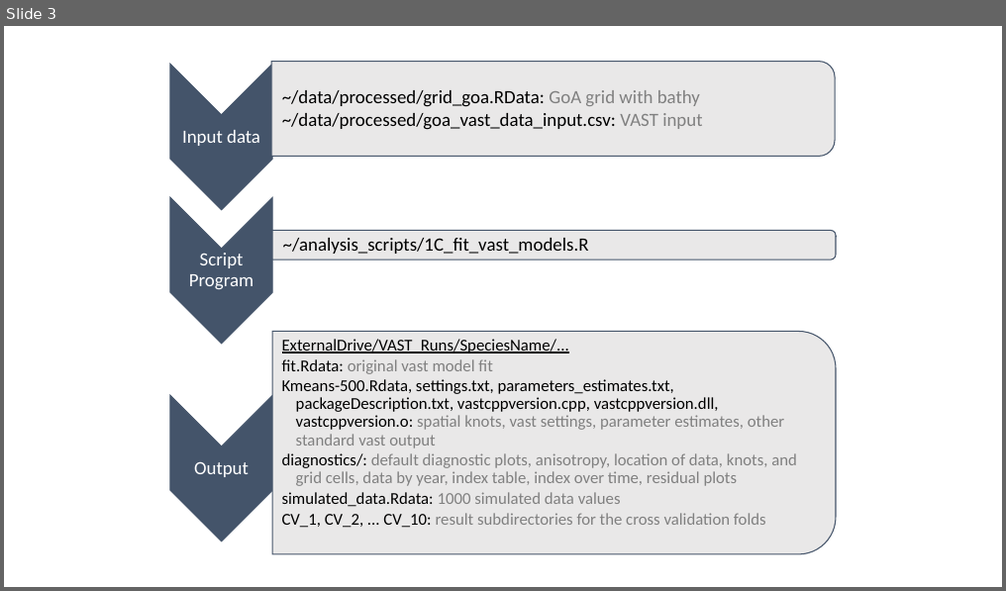
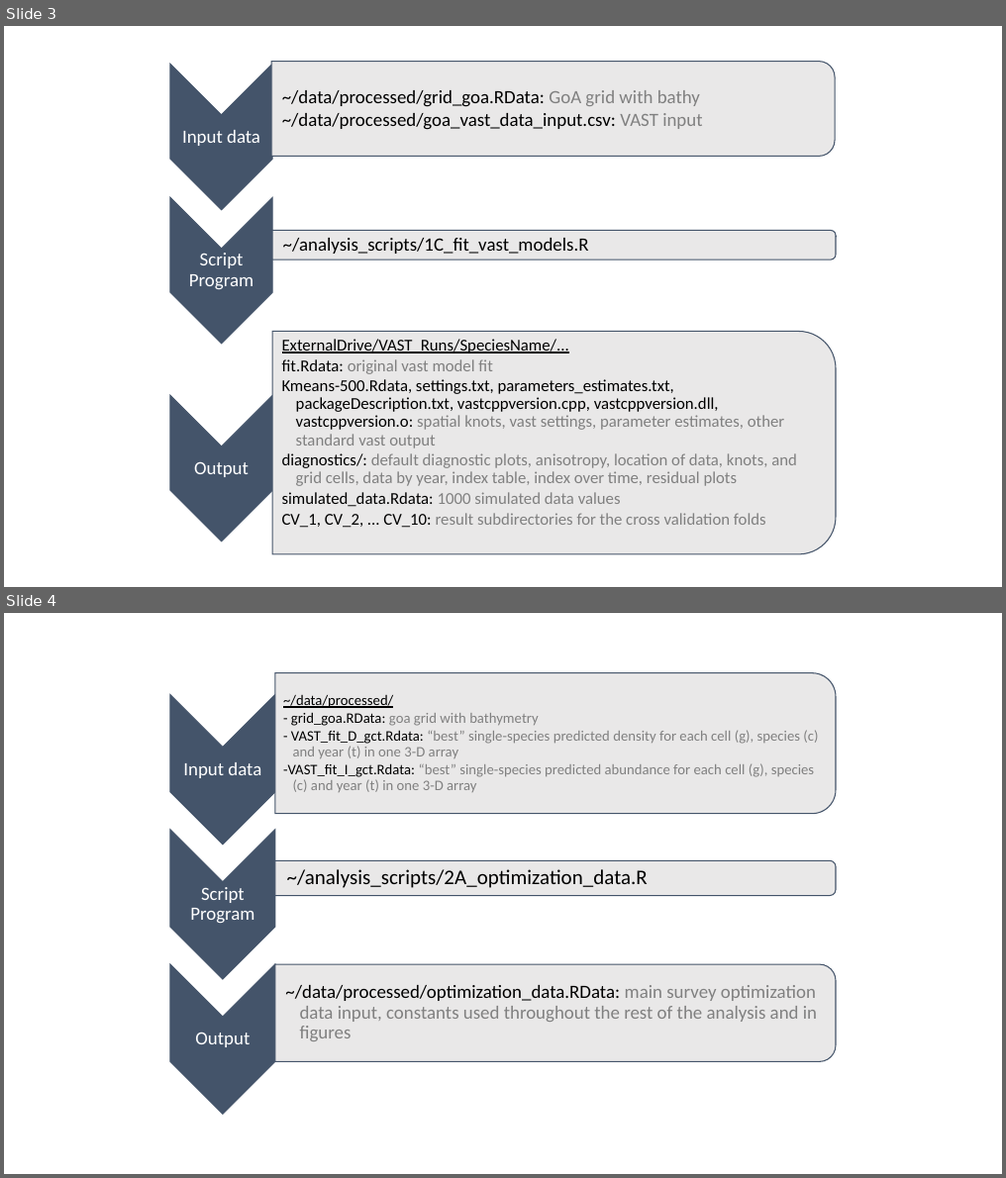
Before and after one commit to zoyafuso-NOAA/Optimal_Allocation_GoA, a slide deck: graphics/Workflow.pptx. Shown one above the other, each under a label of ours: slide 3 before the commit, slides 3 and 4 after it. The pictures are 1006x591 and 1006x1178 pixels, drawn with LibreOffice and Linux fonts; fonts in the diff are those of the drawing. Boxes give left, top, right and bottom in pixels: in the first picture for what was removed or moved away, otherwise in the second. Text is boxed around its words. In the diff, an @@ line names an element or a change of style, - is before the commit and + after.

```diff
--- a/graphics/Workflow.pptx
+++ b/graphics/Workflow.pptx
@@ slide 4 added at [4, 613, 1002, 1174], background #FFFFFF @@
@@ group added at [170, 673, 837, 1115]: 6 texts, 3 chevrons, 3 round same rects @@
+Input data
+  ~/data/processed/
+  - grid_goa.RData: goa grid with bathymetry
+  - VAST_fit_D_gct.Rdata: “best” single-species predicted density for each cell (g), species (c) and year (t) in one 3-D array
+  -VAST_fit_I_gct.Rdata: “best” single-species predicted abundance for each cell (g), species (c) and year (t) in one 3-D array
+Script Program
+  ~/analysis_scripts/2A_optimization_data.R
+Output
+  ~/data/processed/optimization_data.RData: main survey optimization data input, constants used throughout the rest of the analysis and in figures
```
Also in this commit, not shown: 2 other files.
